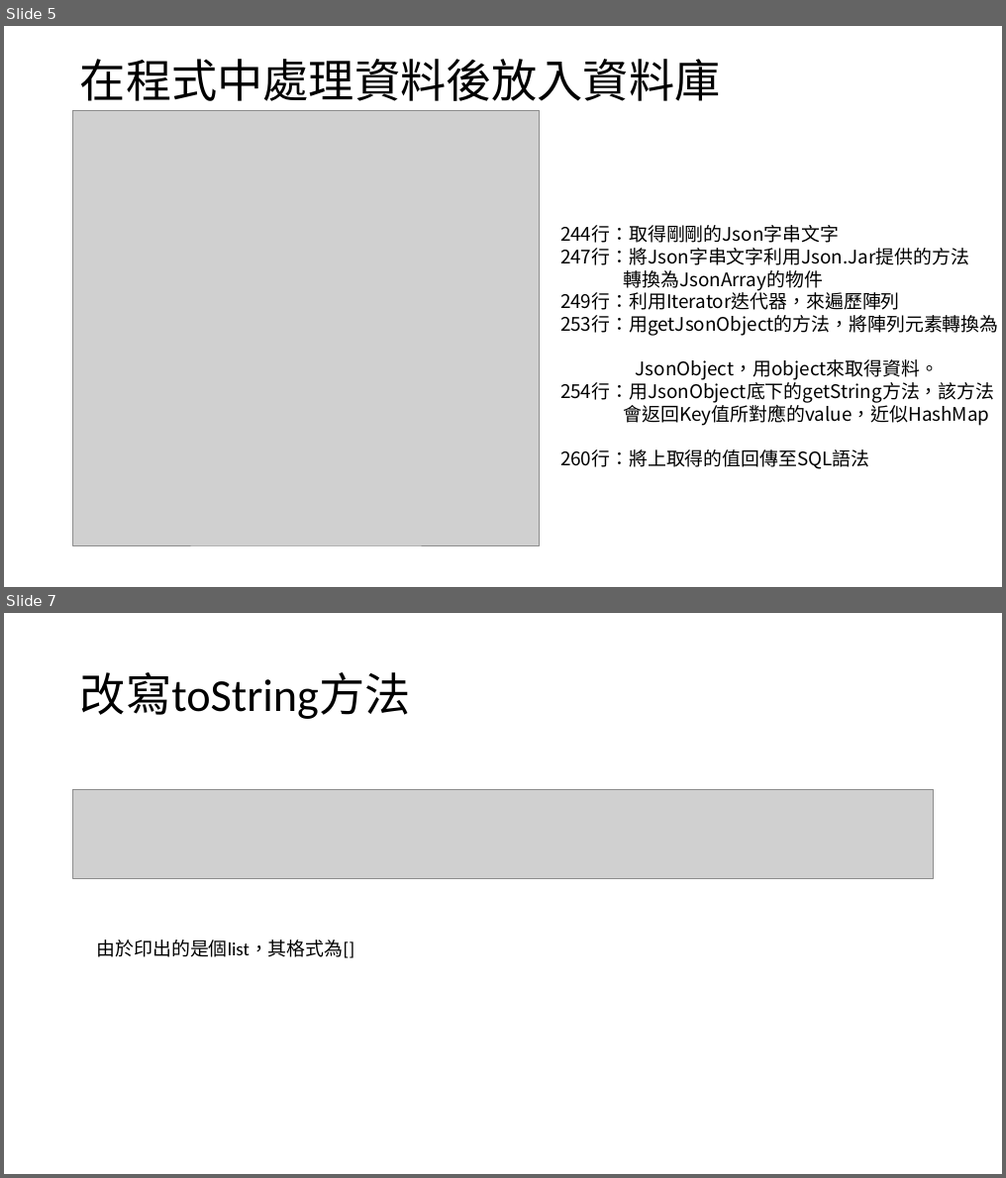
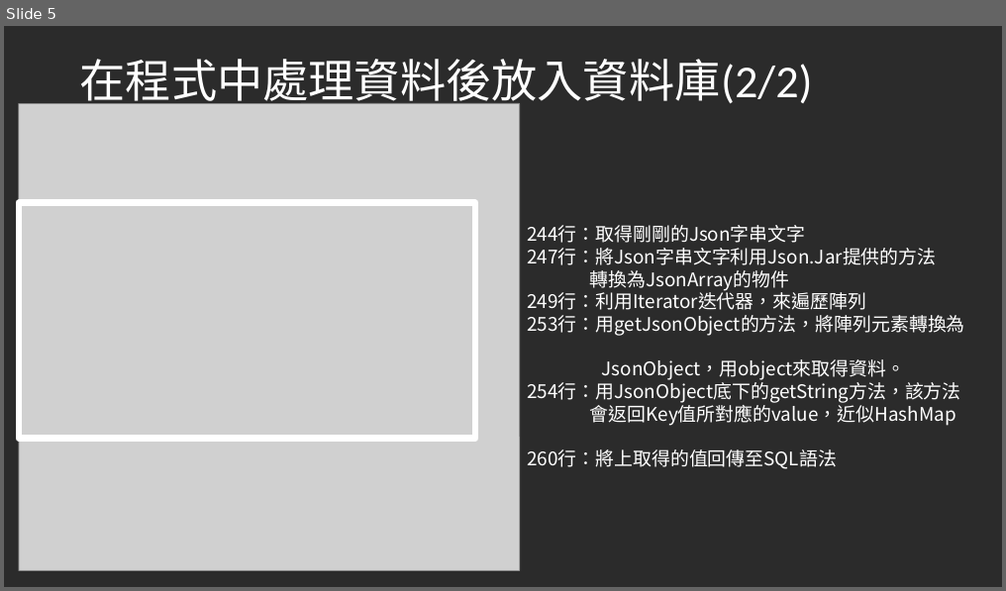
Before and after one commit to Hoxton019030/Columbrium, a slide deck: 新竹縣公私立【納骨塔】清冊資料庫.pptx. Shown one above the other, each under a label of ours: slides 5 and 7 before the commit, slide 5 after it; the slides between them are not shown. The pictures are 1006x1178 and 1006x591 pixels, drawn with LibreOffice and Linux fonts; fonts in the diff are those of the drawing; grey boxes stand for pictures; background and template pictures are left out; a plain dark background stands for a picture behind light text. Boxes give left, top, right and bottom in pixels: in the first picture for what was removed or moved away, otherwise in the second. Text is boxed around its words. In the diff, an @@ line names an element or a change of style, - is before the commit and + after.

```diff
--- a/新竹縣公私立【納骨塔】清冊資料庫.pptx
+++ b/新竹縣公私立【納骨塔】清冊資料庫.pptx
@@ slide 7 removed at box(4, 613, 1002, 1174), background #FFFFFF @@
@@ title removed at box(80, 672, 411, 719) @@
-改寫toString方法
@@ picture removed at box(73, 789, 934, 878) @@
@@ text removed at box(97, 940, 355, 959) @@
-由於印出的是個list，其格式為[]
@@ slide 5 changed as well @@
@@ background #FFFFFF to picture (left out) @@
@@ text at box(80, 59, 813, 109): text changed; text colour #000000 to #FFFFFF @@
-在程式中處理資料後放入資料庫
+在程式中處理資料後放入資料庫(2/2)
@@ picture: place and size @@
-picture at box(73, 110, 540, 546)
+picture at box(19, 104, 520, 571)
@@ rectangle added at box(19, 202, 475, 439), outline #FFFFFF 6.01 pt @@
@@ text "244行：取得剛剛的Json字串文字": place and size @@
-text "244行：取得剛剛的Json字串文字" at box(560, 225, 999, 470)
+text "244行：取得剛剛的Json字串文字" at box(527, 225, 965, 470)
@@ text "244行：取得剛剛的Json字串文字" at box(527, 225, 965, 470): text colour #000000 to #FFFFFF @@
```
Also in this commit, not shown: 9 other slides changed, 2 slides added, 2 other slides removed, 15 other files.
